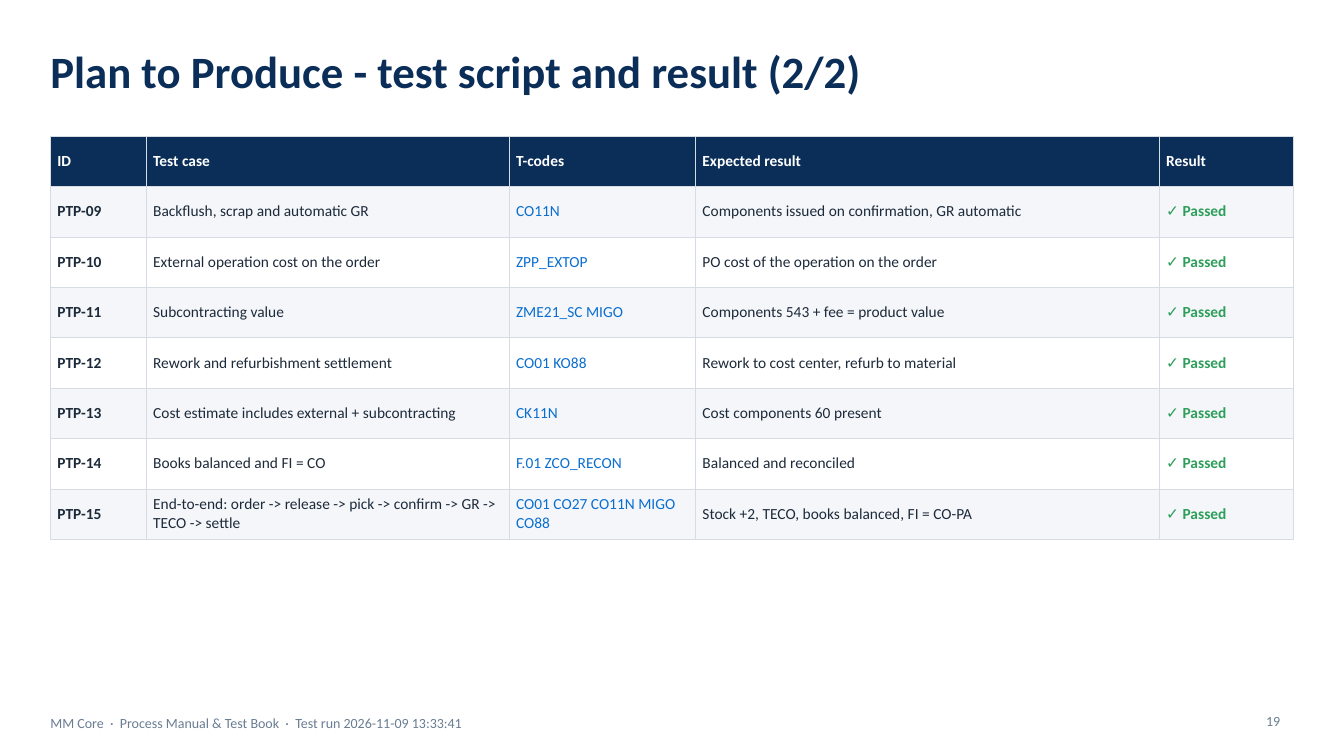
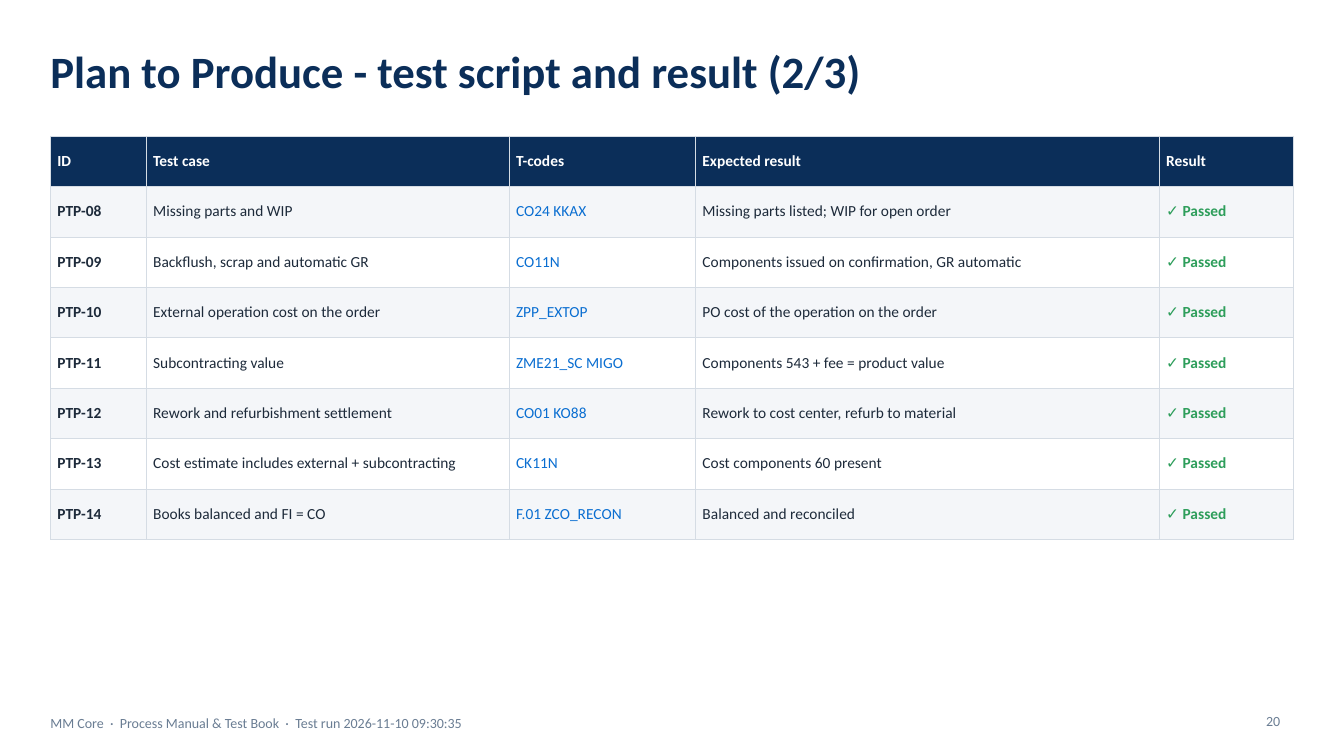
Before and after one commit to coolman1984/AI, a slide deck: slide 20 of web/static/manuals/MM_Core_Process_Test_Book.pptx (slide 19 before the commit). Drawn at 1344x756 pixels with LibreOffice and Linux fonts; fonts in the diff are those of the drawing. Boxes give left, top, right and bottom in pixels: in the first picture for what was removed or moved away, otherwise in the second. Text is boxed around its words. In the diff, an @@ line names an element or a change of style, - is before the commit and + after.

```diff
--- a/web/static/manuals/MM_Core_Process_Test_Book.pptx
+++ b/web/static/manuals/MM_Core_Process_Test_Book.pptx
@@ title at (x1=50, y1=55, x2=861, y2=95): text changed @@
-Plan to Produce - test script and result (2/2)
+Plan to Produce - test script and result (2/3)
@@ table at (x1=50, y1=136, x2=1294, y2=525) @@
+row 2: PTP-08 | Missing parts and WIP | CO24 KKAX | Missing parts listed; WIP for open order | ✓ Passed
-row 8: PTP-15 | End-to-end: order -> release -> pick -> confirm -> GR -> TECO -> settle | CO01 CO27 CO11N MIGO CO88 | Stock +2, TECO, books balanced, FI = CO-PA | ✓ Passed
@@ text at (x1=50, y1=718, x2=462, y2=728): text changed @@
-MM Core · Process Manual & Test Book · Test run 2026-11-09 13:33:41
+MM Core · Process Manual & Test Book · Test run 2026-11-10 09:30:35
@@ page number at (x1=1266, y1=717, x2=1280, y2=726): text changed @@
-19
+20
```
Also in this commit, not shown: 33 other slides changed, 4 slides added, 43 other files.
